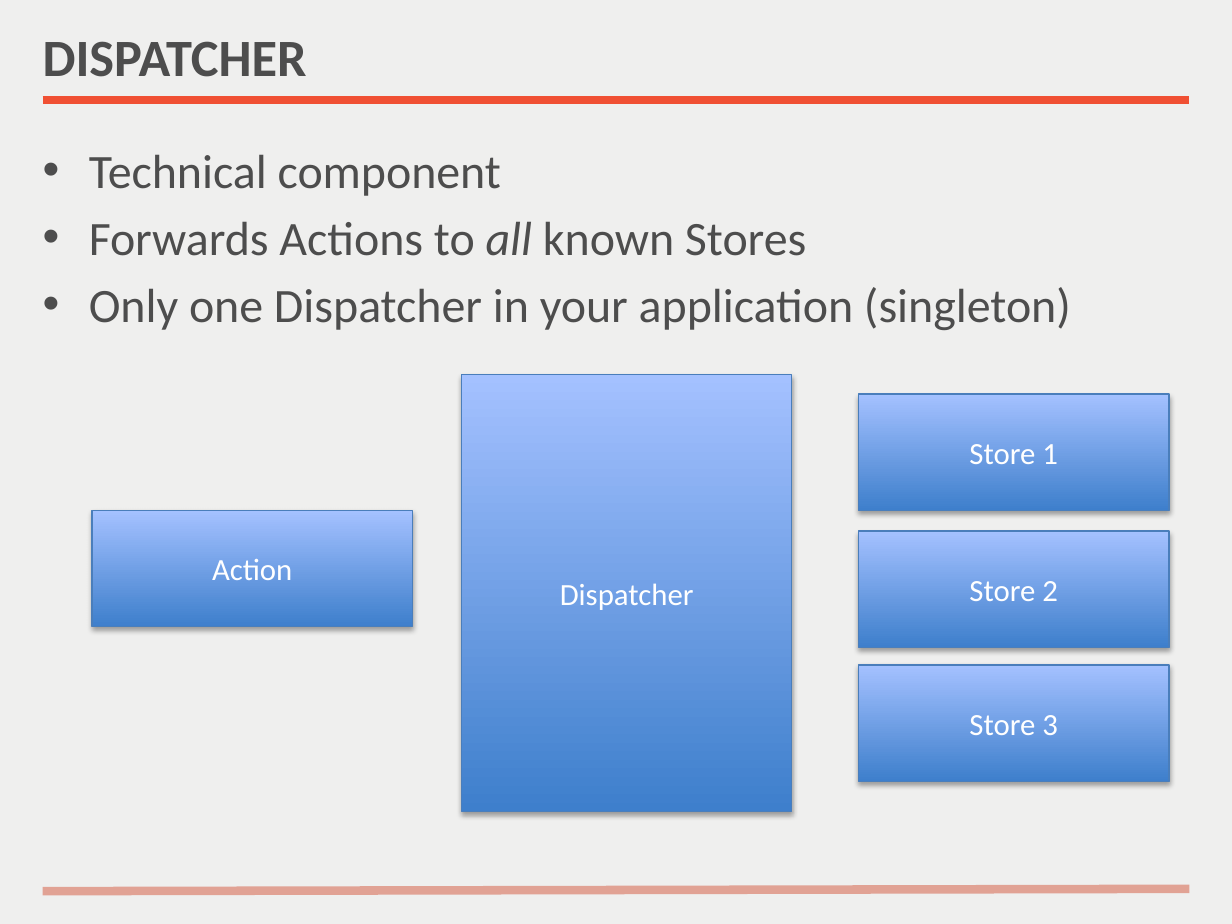
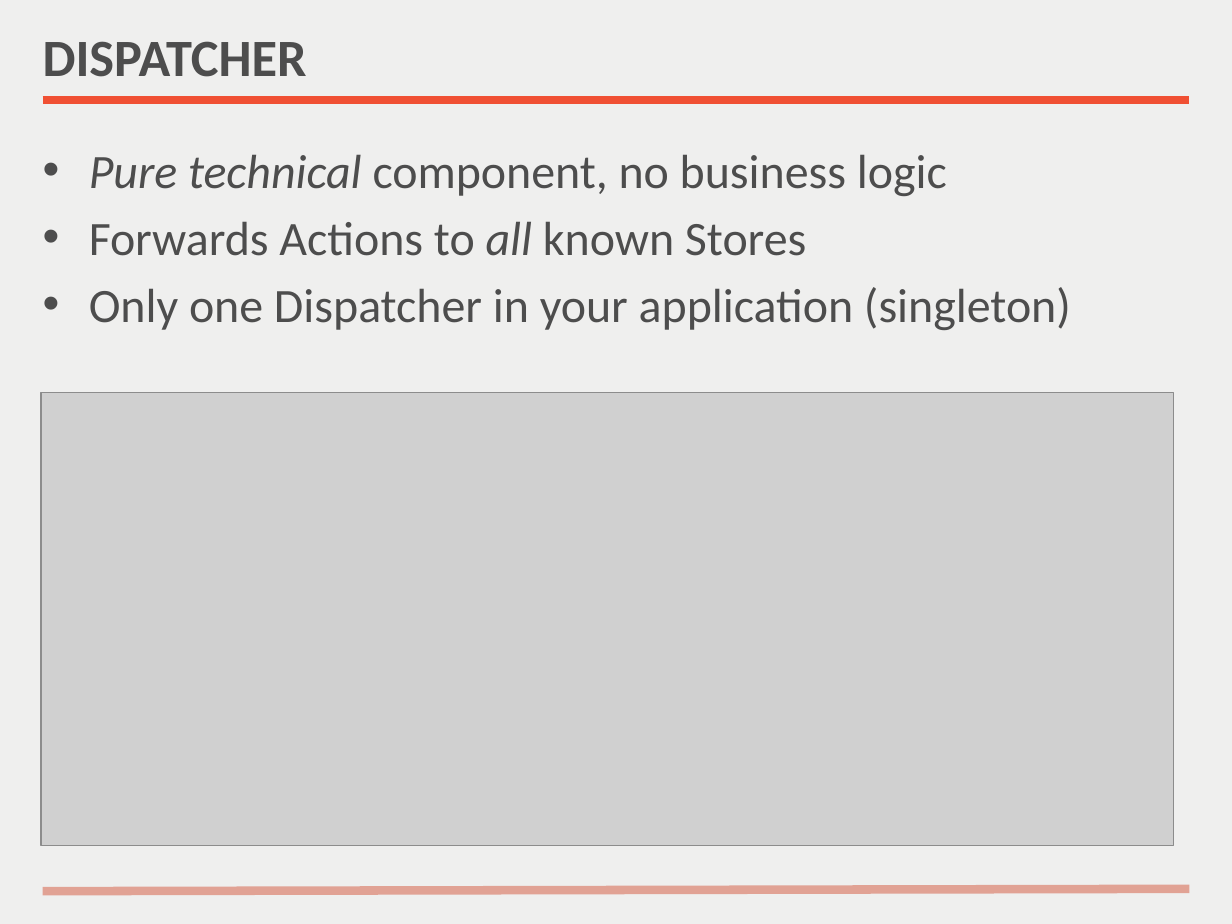
Before and after one commit to nilshartmann/react-meetup-flux, a slide deck: slide 17 of Flux Introduction.pptx. Drawn at 1232x924 pixels with LibreOffice and Linux fonts; fonts in the diff are those of the drawing; grey boxes stand for pictures. Boxes give left, top, right and bottom in pixels: in the first picture for what was removed or moved away, otherwise in the second. Text is boxed around its words. In the diff, an @@ line names an element or a change of style, - is before the commit and + after.

```diff
--- a/Flux Introduction.pptx
+++ b/Flux Introduction.pptx
@@ text at <box>89,154,947,196</box>: text changed @@
-• Technical component
+• Pure technical component, no business logic
@@ rectangle removed at <box>462,375,792,811</box> @@
-Dispatcher
@@ picture added at <box>41,393,1173,845</box> @@
@@ rectangle removed at <box>859,394,1169,510</box> @@
-Store 1
@@ rectangle removed at <box>92,510,413,626</box> @@
-Action
@@ rectangle removed at <box>859,531,1169,647</box> @@
-Store 2
@@ rectangle removed at <box>859,665,1169,781</box> @@
-Store 3
```
Also in this commit, not shown: 6 other slides changed, 1 other file.
